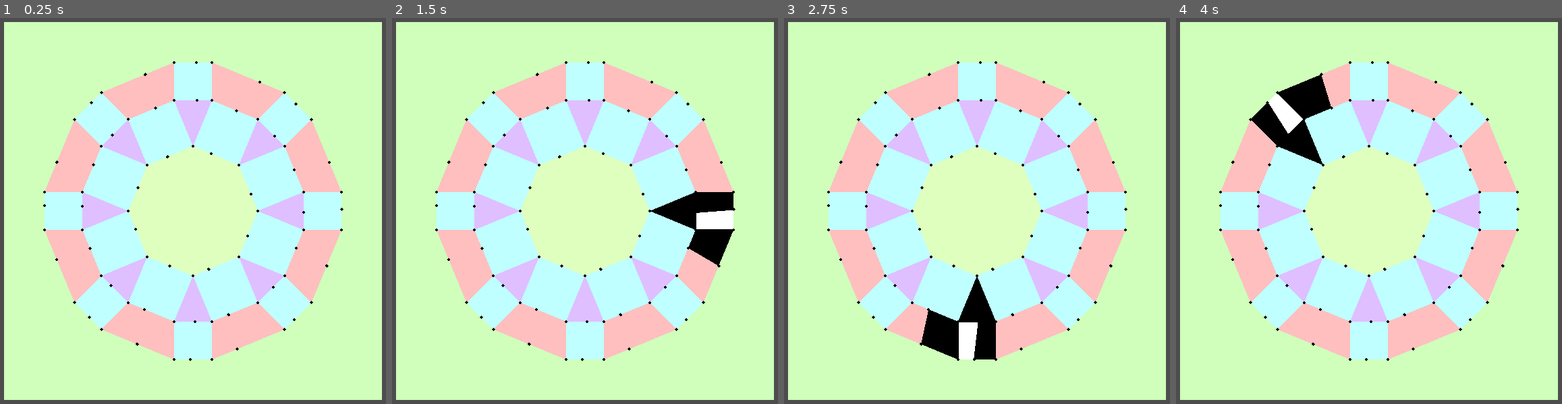
Above: before the commit, frames 1-4 (left to right).
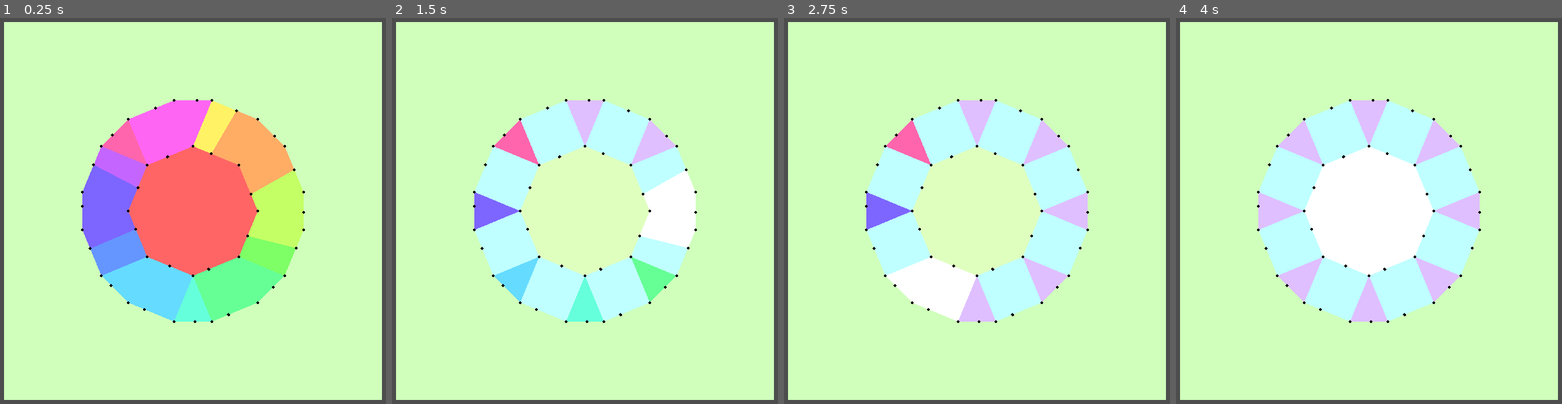
Above: after the commit, the same moments.

Repository: Pe3Hu/rangi
Game: Godot game, scene res://scene/Game.tscn
The game is run twice, just before and just after one commit, with the same random seed, the same clock (stepped at 60 frames per second) and the same inputs.
Inputs:
- Up to frame 1 (0.25 s): no input
- Up to frame 2 (1.5 s): tap Enter at 0.5 s; hold D 0.53-1.28 s; tap Space at 0.6, 0.77, 1.07 s; hold S from 1.28 s (still down); tap Q at 1.35 s
- Up to frame 3 (2.75 s): tap Space at 1.52, 1.55, 1.82, 2.3 s; release S at 2.03 s; hold D from 2.03 s (still down); tap E at 2.1 s
- Up to frame 4 (4 s): tap Space at 2.75, 3.02, 3.05, 3.32, 3.77, 3.8 s; release D at 2.78 s; hold W 2.78-3.53 s; tap R at 2.85 s; hold A from 3.53 s (still down); tap F at 3.6 s

The runs differ from the first frame. In frame 1, 46% of the frame differs, in the area x 11-89%, y 11-89%; in frame 2, 25%; in frame 3, 24%; in frame 4, 28%.

Commit message:
update version 0.0036
1. Added class: Location
2. Areas of Locations have been calculated

Diff:
--- a/project.godot
+++ b/project.godot
@@ -29,6 +29,7 @@
 Classes_8="*res://script/Classes_8.gd"
 Classes_9="*res://script/Classes_9.gd"
 Classes_10="*res://script/Classes_10.gd"
+Classes_11="*res://script/Classes_11.gd"
 
 [display]
 
--- a/scene/Game.gd
+++ b/scene/Game.gd
@@ -3,6 +3,9 @@
 
 func _ready() -> void:
 	Global.obj.cosmos = Classes_0.Cosmos.new()
+
+
+
 	#datas.sort_custom(func(a, b): return a.value < b.value)
 	#012
 
@@ -54,7 +57,7 @@
 			KEY_SPACE:
 				if event.is_pressed() && !event.is_echo():
 					#branch.obj.factory.press_stamps()
-					Global.obj.cosmos.obj.planet.obj.sanctuary.paint_next_forest()
+					Global.obj.cosmos.obj.planet.obj.sanctuary.paint_next_habitat()#paint_next_forest()
 
 
 func _process(delta_) -> void:
--- a/script/Classes_10.gd
+++ b/script/Classes_10.gd
@@ -18,11 +18,9 @@
 		init_center()
 		set_following_forest_rings()
 		split_glades()
-		#init_habitats()
+		init_habitats()
 		paint_someone()
-		num.paint = {}
-		num.paint.ring = 2
-		num.paint.index = 0
+		#calc_location_area()
 
 
 	func init_scene() -> void:
@@ -202,14 +200,6 @@
 		erase_origin_glades()
 		init_forest_neighbors()
 
-#		for ring in dict.forest:
-#			for forest in dict.forest[ring]:
-#				for _i in range(forest.dict.neighbor.keys().size()-1, -1, -1):
-#					var neighbor = forest.dict.neighbor.keys()[_i]
-#
-#					if neighbor.flag.origin and shapes.has(neighbor.word.shape):
-#						forest.dict.neighbor.erase(neighbor)
-
 
 	func erase_origin_forests() -> void:
 		var shapes = ["trapeze", "square"]
@@ -237,7 +227,6 @@
 
 			if glade.arr.forest.size() == 0:
 				glade.knock_out()
-
 
 
 	func init_habitats() -> void:
@@ -248,39 +237,42 @@
 		var input = {}
 		input.sanctuary = self
 		input.ring = 0
-		input.forests = [dict.forest[input.ring].front()]
-		var habitat = Classes_10.Habitat.new(input)
+		var habitat = Classes_11.Habitat.new(input)
+		habitat.add_forest(dict.forest[input.ring].front())
 		dict.habitat[input.ring] = [habitat]
 		index = (index + 1) % 2
 
 		for ring in range(1, num.ring + 1, 1):
-			var options = [dict.forest[ring].front()]
+			var options = {}
+			options.total = [dict.forest[ring].front()]
+			options.current = []
 			input.ring = ring
 			dict.habitat[ring] = []
 
-			while options.size() > 0:
-				var forest = options.pick_random()
-				input.forests = [forest]
-				options.erase(forest)
-				options.append_array(get_unhabitated_neighbors(forest))
-
-				forest.scene.myself.paint_black()
-				for neighbor in options:
-					print(neighbor)
-					neighbor.scene.myself.paint_white()
-
-				return
-
-
-				while input.forests.size() < sizes[index]:
-					var neighbor = options.pick_random()
-					input.forests.append(neighbor)
-					options.erase(neighbor)
-					options.append_array(get_unhabitated_neighbors(neighbor))
-
-				habitat = Classes_10.Habitat.new(input)
-				dict.habitat[ring].append(habitat)
-				index = (index + 1) % 2
+			while options.total.size() > 0:
+				var forest = options.total.pick_random()
+
+				if forest.obj.habitat == null:
+					habitat = Classes_11.Habitat.new(input)
+					dict.habitat[ring].append(habitat)
+					habitat.add_forest(forest)
+					options.total.erase(forest)
+					options.current.append_array(get_unhabitated_neighbors(forest))
+
+					while habitat.arr.forest.size() < sizes[index] and options.current.size() > 0:
+						var neighbor = options.current.pick_random()
+						habitat.add_forest(neighbor)
+						options.current.erase(neighbor)
+						options.current.append_array(get_unhabitated_neighbors(neighbor))
+
+					index = (index + 1) % 2
+					options.total.append_array(options.current)
+					options.current = []
+					#print(["H", habitat.num.ring, habitat.arr.forest.size()])#, habitat.arr.forest])
+				else:
+					options.total.erase(forest)
+
+		calculate_area_of_forests()
 
 
 	func get_unhabitated_neighbors(forest_: Forest) -> Array:
@@ -293,7 +285,54 @@
 		return neighbors
 
 
+	func calculate_area_of_forests() -> void:
+		for ring in dict.habitat:
+			for habitat in dict.habitat[ring]:
+				for forest in habitat.arr.forest:
+					forest.calculate_area()
+
+				habitat.init_locations()
+
+
+	func calc_total_area() -> void:
+		var area = 0
+
+		for ring in dict.forest:
+			for forest in dict.forest[ring]:
+				forest.calculate_area()
+				area += forest.num.area.total
+
+		print(area)
+
+
+	func calc_location_area() -> void:
+		var area = {}
+		area.total = 0
+		#area.center = 0
+		#area.suburb = 0
+		area.location = 0
+
+		for ring in dict.habitat:
+			for habitat in dict.habitat[ring]:
+				for type in habitat.arr.location:
+					for location in habitat.arr.location[type]:
+						area.location += location.num.area
+
+				for forest in habitat.arr.forest:
+					area.total += forest.num.area.total
+					#area.suburb += forest.num.area.suburb
+
+		print(area)
+
+
 	func paint_someone() -> void:
+		num.paint = {}
+		num.paint.forest = {}
+		num.paint.forest.ring = 0
+		num.paint.forest.index = 0
+		num.paint.habitat = {}
+		num.paint.habitat.ring = 0
+		num.paint.habitat.index = 0
 #		for ring in dict.forest:
 #			print([ring, dict.forest[ring].size()])
 #			for forest in dict.forest[ring]:
@@ -333,36 +372,62 @@
 #				forest.dict.neighbor[neighbor].scene.myself.paint_black()
 
 
-#		for ring in dict.habitat:
-#			for habitat_ in dict.habitat[ring]:
-#				for forest in habitat_.arr.forest:
-#					forest.scene.myself.update_color_based_on_habitat_index()
+		for ring in dict.habitat:
+			for habitat_ in dict.habitat[ring]:
+				for forest in habitat_.arr.forest:
+					forest.scene.myself.update_color_based_on_habitat_index()
 		pass
 
 
 	func paint_next_forest() -> void:
-		dict.forest[num.paint.ring][num.paint.index].scene.myself.update_color_based_on_forest_shape()
-		for neighbor in dict.forest[num.paint.ring][num.paint.index].dict.neighbor:
-			dict.forest[num.paint.ring][num.paint.index].dict.neighbor[neighbor].scene.myself.visible = false
+		var forest = dict.forest[num.paint.forest.ring][num.paint.forest.index]
+		forest.scene.myself.update_color_based_on_forest_shape()
+
+		for neighbor in forest.dict.neighbor:
+			forest.dict.neighbor[neighbor].scene.myself.visible = false
 			neighbor.scene.myself.update_color_based_on_forest_shape()
 
-		num.paint.index += 1
-
-		if dict.forest[num.paint.ring].size() == num.paint.index:
-			num.paint.index = 0
-			num.paint.ring += 1
-
-			if !dict.forest.has(num.paint.ring):
-				num.paint.ring = 0
-
-		dict.forest[num.paint.ring][num.paint.index].scene.myself.paint_white()
-		print(dict.forest[num.paint.ring][num.paint.index].dict.neighbor.size())
-
-		for neighbor in dict.forest[num.paint.ring][num.paint.index].dict.neighbor:
-			dict.forest[num.paint.ring][num.paint.index].dict.neighbor[neighbor].scene.myself.visible = true
-			dict.forest[num.paint.ring][num.paint.index].dict.neighbor[neighbor].scene.myself.paint_black()
+		num.paint.forest.index += 1
+
+		if dict.forest[num.paint.forest.ring].size() == num.paint.forest.index:
+			num.paint.forest.index = 0
+			num.paint.forest.ring += 1
+
+			if !dict.forest.has(num.paint.forest.ring):
+				num.paint.forest.ring = 0
+
+		forest = dict.forest[num.paint.forest.ring][num.paint.forest.index]
+		forest.scene.myself.paint_white()
+
+		for neighbor in forest.dict.neighbor:
+			forest.dict.neighbor[neighbor].scene.myself.visible = true
+			forest.dict.neighbor[neighbor].scene.myself.paint_black()
 			neighbor.scene.myself.paint_black()
-			print(neighbor.flag.origin, neighbor.word.shape)
+
+
+	func paint_next_habitat() -> void:
+		var habitat = dict.habitat[num.paint.habitat.ring][num.paint.habitat.index]
+
+		for forest in habitat.arr.forest:
+			forest.scene.myself.update_color_based_on_forest_shape()
+
+			for neighbor in forest.dict.neighbor:
+				forest.dict.neighbor[neighbor].scene.myself.visible = false
+				neighbor.scene.myself.update_color_based_on_forest_shape()
+
+		num.paint.habitat.index += 1
+
+		if dict.habitat[num.paint.habitat.ring].size() == num.paint.habitat.index:
+			num.paint.habitat.index = 0
+			num.paint.habitat.ring += 1
+
+			if !dict.habitat.has(num.paint.habitat.ring):
+				num.paint.habitat.ring = 0
+
+		habitat = dict.habitat[num.paint.habitat.ring][num.paint.habitat.index]
+		#print([num.paint.habitat, habitat.arr.forest.size(),  habitat.arr.forest])
+		for forest in habitat.arr.forest:
+			forest.scene.myself.paint_white()
 
 
 #Лес forest
@@ -515,15 +580,33 @@
 		for glade in arr.glade:
 			glade.arr.forest.erase(self)
 
-#			if glade.flag.origin:
-#				if glade.flag.parity:
-#					glade.knock_out()
-#					obj.sanctuary.arr.glade.erase(self)
-#				else:
-#					glade
-
 		obj.sanctuary.scene.myself.get_node("Forest").remove_child(scene.myself)
 		obj.sanctuary.dict.forest[num.ring].erase(self)
+
+
+	func calculate_area() -> void:
+		num.area = {}
+		num.area.total = 0
+		num.area.suburb = 0
+		num.area.center = []
+
+		var first = arr.sequoia.front().vec.position
+
+		for _i in range(1, arr.sequoia.size() - 1, 1):
+			var vertices = [first]
+
+			for _j in 2:
+				var index = _i + _j
+				var vertex = arr.sequoia[index].vec.position
+				vertices.append(vertex)
+
+			num.area.total += int(round(Global.get_area_of_triangle_based_on_vertices(vertices)))
+			var r = Global.get_radius_of_inscribed_circle_based_on_vertices(vertices)
+			var circle_area = int(round(PI * pow(r, 2)))
+			num.area.center.append(circle_area)
+			num.area.suburb -= circle_area
+
+		num.area.suburb += num.area.total
 
 
 #Поляна glade
@@ -578,7 +661,6 @@
 
 
 	func make_forests_neighbors() -> void:
-
 		if arr.forest.size() == 2:
 			if !arr.forest.front().dict.neighbor.has(arr.forest.back()):
 				arr.forest.front().dict.neighbor[arr.forest.back()] = self
@@ -658,24 +740,3 @@
 		scene.myself = Global.scene.sequoia.instantiate()
 		scene.myself.set_parent(self)
 		obj.sanctuary.scene.myself.get_node("Sequoia").add_child(scene.myself)
-
-
-#Ареал habitat
-class Habitat:
-	var arr = {}
-	var num = {}
-	var obj = {}
-	var dict = {}
-
-
-	func _init(input_: Dictionary) -> void:
-		num.ring = input_.ring
-		num.index = Global.num.index.habitat
-		Global.num.index.habitat += 1
-		arr.forest = input_.forests
-		obj.sanctuary = input_.sanctuary
-		dict.neighbor = {}
-		print([num.ring, arr.forest.size()])
-
-		for forest in arr.forest:
-			forest.obj.habitat = self
--- /dev/null
+++ b/script/Classes_11.gd
@@ -0,0 +1,67 @@
+extends Node
+
+
+#Ареал habitat
+class Habitat:
+	var arr = {}
+	var num = {}
+	var obj = {}
+	var dict = {}
+
+
+	func _init(input_: Dictionary) -> void:
+		num.ring = input_.ring
+		num.index = Global.num.index.habitat
+		Global.num.index.habitat += 1
+		arr.forest = []
+		obj.sanctuary = input_.sanctuary
+		dict.neighbor = {}
+
+
+	func add_forest(forest_: Classes_10.Forest) -> void:
+		if !arr.forest.has(forest_):
+			arr.forest.append(forest_)
+			forest_.obj.habitat = self
+
+
+	func init_locations() -> void:
+		arr.location = {}
+		num.area = 0
+
+		var datas = {}
+		datas["suburb"] = [0]
+		datas["center"] = []
+
+		for forest in arr.forest:
+			datas["suburb"][0] += forest.num.area.suburb
+
+			for center in forest.num.area.center:
+				datas["center"].append(center)
+
+		for type in datas:
+			for area in datas[type]:
+				var input = {}
+				input.type = type
+				input.area = area
+				num.area += area
+				input.habitat = self
+				var location = Classes_11.Location.new(input)
+
+				if !arr.location.has(type):
+					arr.location[type] = []
+
+				arr.location[type].append(location)
+
+
+#Локация location
+class Location:
+	var arr = {}
+	var num = {}
+	var obj = {}
+	var word = {}
+
+
+	func _init(input_: Dictionary) -> void:
+		word.type = input_.type
+		num.area = input_.area
+		obj.habitat = input_.habitat
--- a/script/Global.gd
+++ b/script/Global.gd
@@ -81,7 +81,7 @@
 	num.size.continent.row = num.size.continent.col
 
 	num.size.sanctuary = {}
-	num.size.sanctuary.ring = 2
+	num.size.sanctuary.ring = 1
 
 	num.size.forest = {}
 	num.size.forest.n = 8
@@ -569,6 +569,20 @@
 	scene.sequoia = load("res://scene/10/sequoia.tscn")
 
 
+func test() -> void:
+	var vertices_ = []
+	var vertex = Vector2()
+	vertices_.append(vertex)
+	vertex = Vector2(0, 100)
+	vertices_.append(vertex)
+	vertex = Vector2(100, 0)
+	vertices_.append(vertex)
+	var a = Global.get_area_of_triangle_based_on_vertices(vertices_)
+	var p = Global.get_perimeter_of_triangle_based_on_vertices(vertices_)
+	var r = Global.get_radius_of_inscribed_circle_based_on_vertices(vertices_)
+	print(r)
+
+
 func get_random_element(arr_: Array):
 	if arr_.size() == 0:
 		print("!bug! empty array in get_random_element func")
@@ -625,3 +639,38 @@
 			return true
 
 	return false
+
+
+func get_area_of_triangle_based_on_vertices(vertices_: Array) -> Variant:
+	if vertices_.size() == 3:
+		var a = vertices_[0]
+		var b = vertices_[1]
+		var c = vertices_[2]
+		var area = abs((b.x - a.x) * (c.y - a.y) - (c.x - a.x) * (b.y - a.y)) * 0.5
+		return area
+
+	return null
+
+
+func get_radius_of_inscribed_circle_based_on_vertices(vertices_: Array) -> Variant:
+	if vertices_.size() == 3:
+		var area = get_area_of_triangle_based_on_vertices(vertices_)
+		var perimeter = get_perimeter_of_triangle_based_on_vertices(vertices_)
+		var radius = area / perimeter * 2
+		return radius
+
+	return null
+
+
+func get_perimeter_of_triangle_based_on_vertices(vertices_: Array) -> Variant:
+	if vertices_.size() == 3:
+		var perimeter = 0
+
+		for _i in vertices_.size():
+			var _j = (_i + 1) % vertices_.size()
+			var vector = vertices_[_i] - vertices_[_j]
+			perimeter += vector.length()
+
+		return perimeter
+
+	return null
